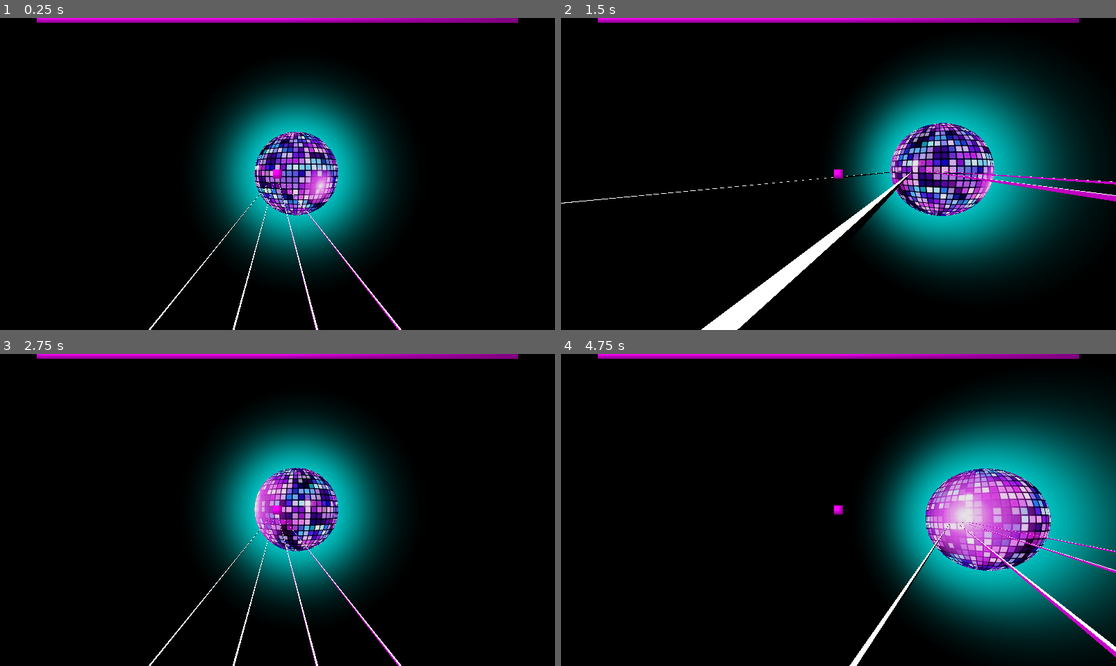
Above: before the commit, frames 1-4 (two rows, left to right).
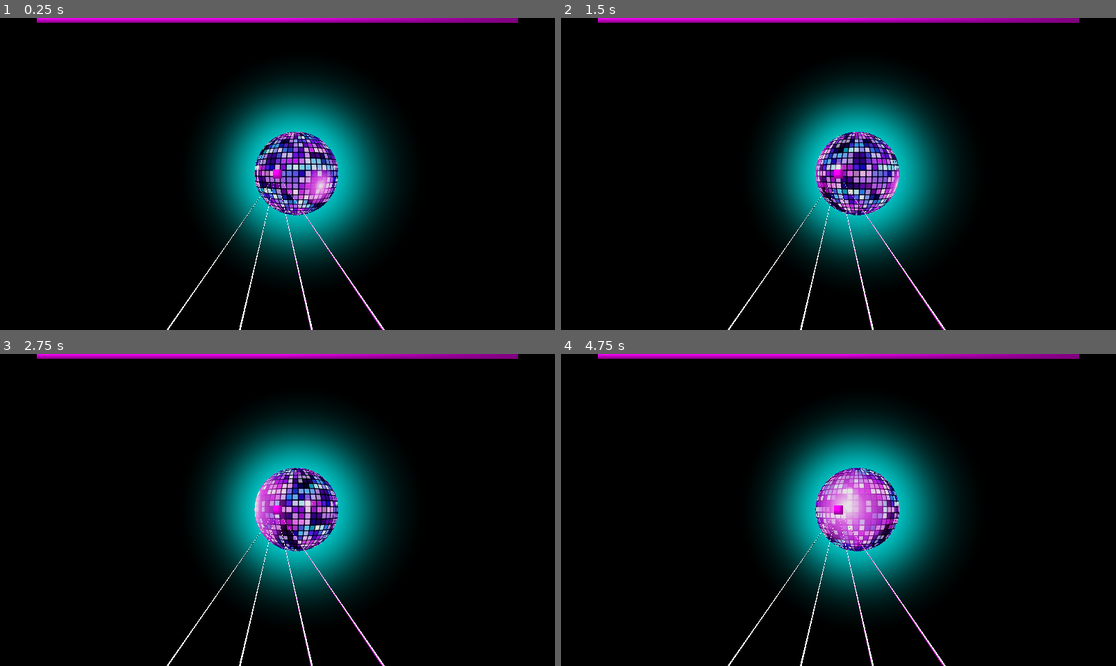
Above: after the commit, the same moments.

Repository: HOMAK13/ritm
Game: Godot game, scene res://main.tscn
The game is run twice, just before and just after one commit, with the same random seed, the same clock (stepped at 60 frames per second) and the same inputs.
Inputs (mouse positions are in pixels of both pictures, inside the frame that each line leads up to):
- Up to frame 1 (0.25 s): no input
- Up to frame 2 (1.5 s): move the mouse to (866, 174) at 0.52 s; move the mouse to (810, 174) at 1.27 s
- Up to frame 3 (2.75 s): move the mouse to (288, 503) at 2.02 s
- Up to frame 4 (4.75 s): move the mouse to (832, 516) at 2.77 s; move the mouse to (877, 513) at 3.52 s; move the mouse to (794, 506) at 4.27 s

The runs differ from the first frame. In frame 1, 0.9% of the frame differs, in the area x 26-73%, y 36-100%; in frame 2, 33%; in frame 3, 0.9%; in frame 4, 40%, in the area x 30-100%, y 14-100%.
Error before the commit: Invalid access of index '0' on a base object of type: 'PackedStringArray'. (res://main.gd:214)
Error after the commit: Parse Error: Cannot assign a new value to a constant. (res://player_controller.tscn::GDScript_yv3m6:51)

Commit message:
Update player_controller.tscn

Diff:
--- a/player_controller.tscn
+++ b/player_controller.tscn
@@ -50,6 +50,9 @@
 
 	move_and_slide();
 
+func set_mouse_sensitivity(value: float):
+	SENSETIVITY = value
+
 
 "
 
